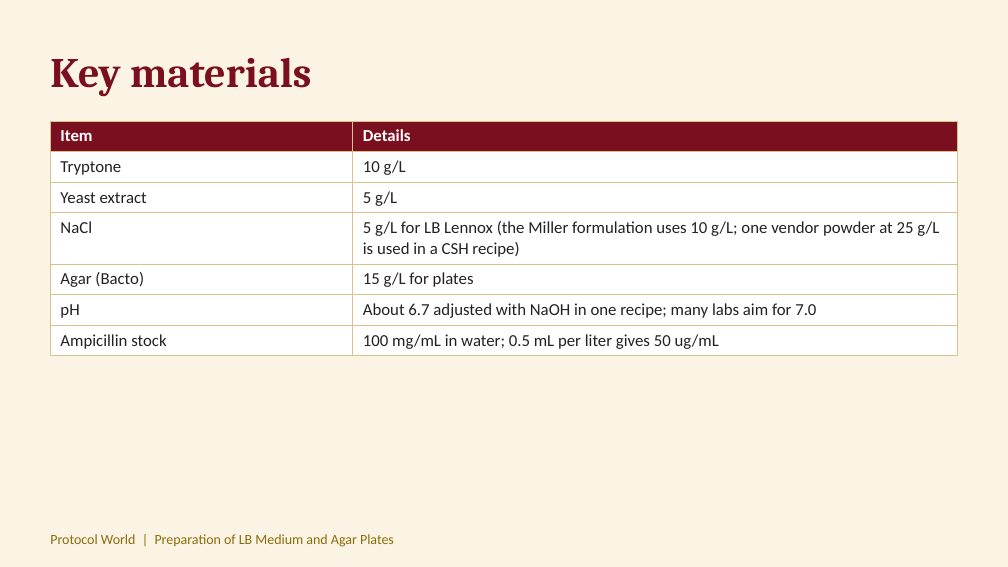
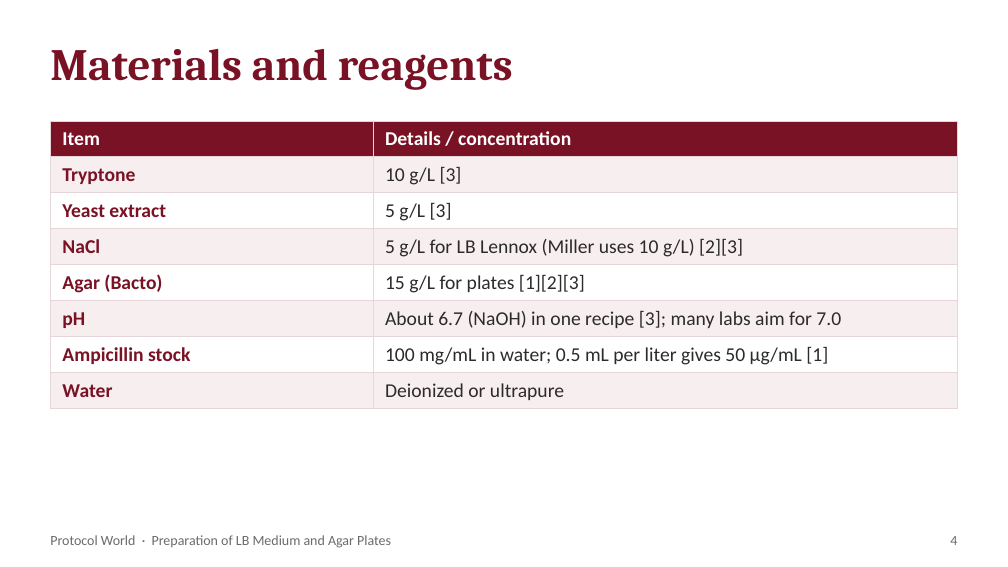
Before and after one commit to ProtocolWorld/ProtocolWorld, a slide deck: slide 4 of uploads/preparation-of-lb-medium-and-agar-plates.pptx (slide 3 before the commit). Drawn at 1008x567 pixels with LibreOffice and Linux fonts; fonts in the diff are those of the drawing. Boxes give left, top, right and bottom in pixels: in the first picture for what was removed or moved away, otherwise in the second. Text is boxed around its words. In the diff, an @@ line names an element or a change of style, - is before the commit and + after.

```diff
--- a/uploads/preparation-of-lb-medium-and-agar-plates.pptx
+++ b/uploads/preparation-of-lb-medium-and-agar-plates.pptx
@@ background #FBF4E4 to #FFFFFF @@
@@ text at (50, 49, 513, 90): text changed; size 30 to 32 pt; text colour #7A0F1F to #7A1226 @@
-Key materials
+Materials and reagents
@@ table at (50, 121, 958, 404) @@
-row 1: Item | Details
-row 2: Tryptone | 10 g/L
-row 3: Yeast extract | 5 g/L
-row 4: NaCl | 5 g/L for LB Lennox (the Miller formulation uses 10 g/L; one vendor powder at 25 g/L is used in a CSH recipe)
-row 5: Agar (Bacto) | 15 g/L for plates
-row 6: pH | About 6.7 adjusted with NaOH in one recipe; many labs aim for 7.0
-row 7: Ampicillin stock | 100 mg/mL in water; 0.5 mL per liter gives 50 ug/mL
+row 1: Item | Details / concentration
+row 2: Tryptone | 10 g/L [3]
+row 3: Yeast extract | 5 g/L [3]
+row 4: NaCl | 5 g/L for LB Lennox (Miller uses 10 g/L) [2][3]
+row 5: Agar (Bacto) | 15 g/L for plates [1][2][3]
+row 6: pH | About 6.7 (NaOH) in one recipe [3]; many labs aim for 7.0
+row 7: Ampicillin stock | 100 mg/mL in water; 0.5 mL per liter gives 50 µg/mL [1]
+row 8: Water | Deionized or ultrapure
@@ text at (50, 535, 391, 548): text changed; text colour #8A6D0B to #6B6B6B @@
-Protocol World | Preparation of LB Medium and Agar Plates
+Protocol World · Preparation of LB Medium and Agar Plates
@@ text added at (950, 536, 957, 545), 10 pt, text #6B6B6B @@
+4
```
Also in this commit, not shown: 5 other slides changed, 5 slides added, 2 slides removed, 9 other files.
